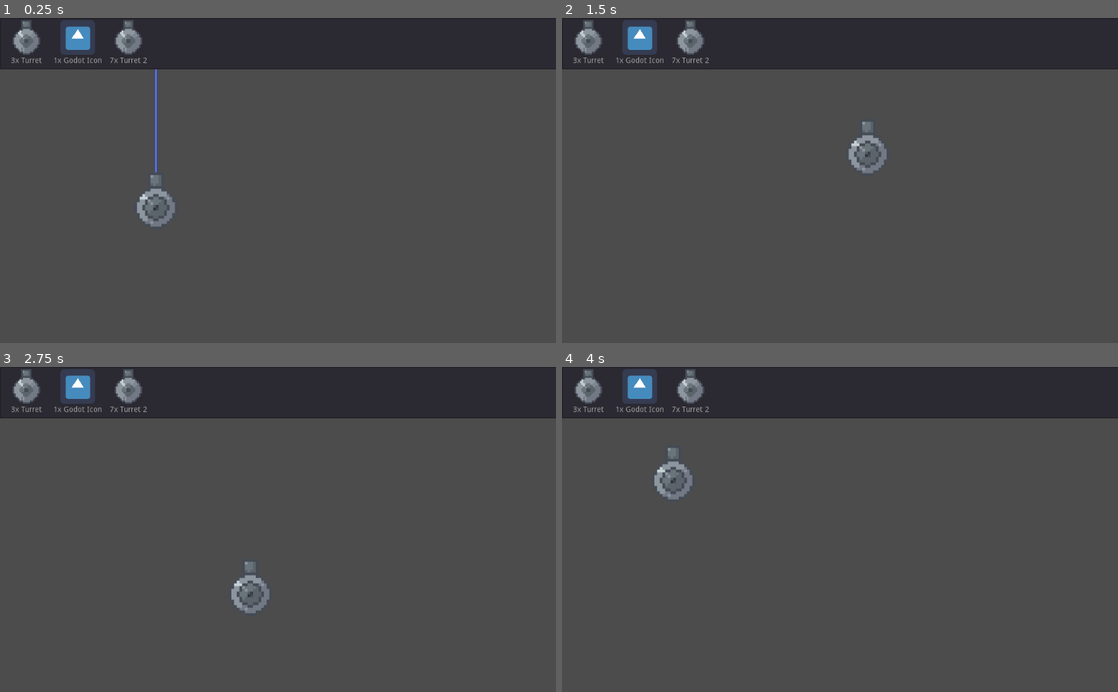
Above: before the commit, frames 1-4 (two rows, left to right).
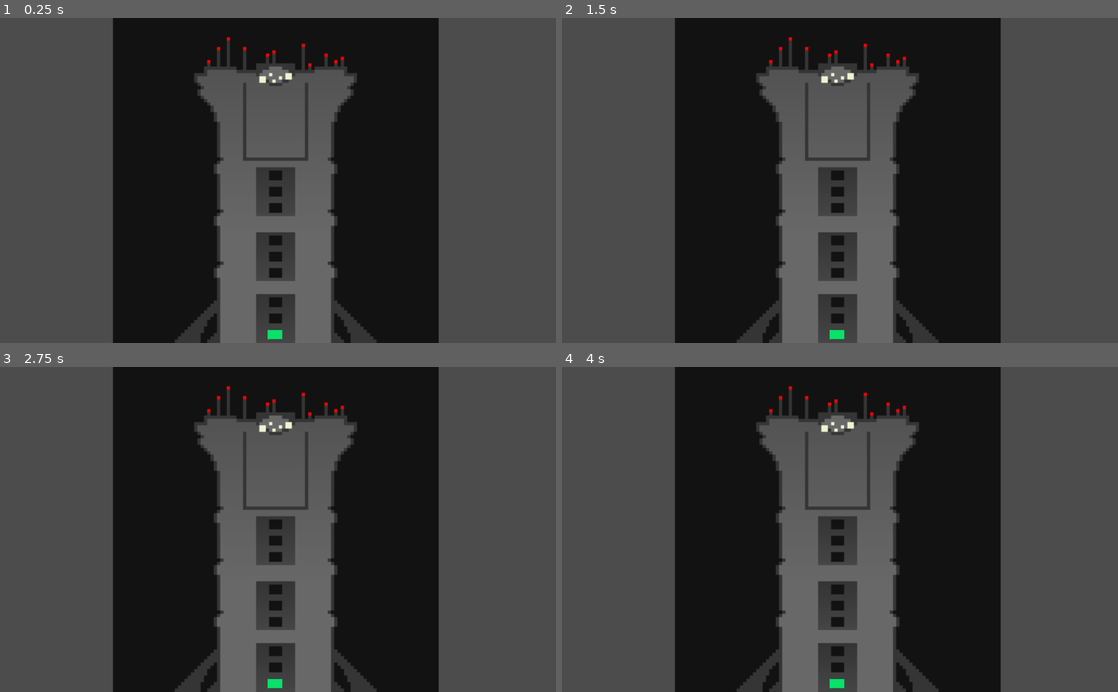
Above: after the commit, the same moments.

Repository: Myles512/AGJ2021
Game: Godot game, scene res://Scenes/LevelSelect.tscn
Same seed, same stepped clock (60 frames per second), same inputs: the game is played once before the commit and once after it. Before the commit the project starts from res://Scenes/Main.tscn. The engine's default icon, where the game draws it, is replaced by a stand-in: a white triangle on a blue panel in a dark square.
Inputs (mouse positions are in pixels of both pictures, inside the frame that each line leads up to):
- Up to frame 1 (0.25 s): no input
- Up to frame 2 (1.5 s): tap Enter at 0.5 s; drag from (717, 206) to (895, 109) at 0.52 s; tap Space at 1.25 s; drag from (895, 109) to (812, 245) at 1.27 s
- Up to frame 3 (2.75 s): tap Enter at 2 s; move the mouse to (333, 458) at 2.02 s; press the mouse at (333, 458) at 2.03 s
- Up to frame 4 (4 s): release the mouse at (895, 458) at 2.75 s; tap Space at 2.75 s; drag from (812, 594) to (673, 480) at 2.77 s; tap Enter at 3.5 s; move the mouse to (1006, 578) at 3.52 s; press the mouse at (1006, 578) at 3.53 s

The runs differ from the first frame. In frame 1, 52% of the frame differs, in the area x 0-100%, y 0-100%; in frame 2, 52%; in frame 3, 52%; in frame 4, 52%.

Commit message:
WIP level 2, level select integration

Diff:
--- /dev/null
+++ b/Scenes/GameManager.tscn
@@ -0,0 +1,6 @@
+[gd_scene load_steps=2 format=2]
+
+[ext_resource path="res://Scripts/GameManager.gd" type="Script" id=1]
+
+[node name="GameManager" type="Node2D"]
+script = ExtResource( 1 )
--- a/Scenes/Puzzles/Puzzle1.tscn
+++ b/Scenes/Puzzles/Puzzle1.tscn
@@ -1,12 +1,14 @@
-[gd_scene load_steps=6 format=2]
+[gd_scene load_steps=7 format=2]
 
 [ext_resource path="res://Scenes/LightGoal.tscn" type="PackedScene" id=1]
 [ext_resource path="res://Scenes/ElecBomb.tscn" type="PackedScene" id=2]
 [ext_resource path="res://Scenes/PowerField.tscn" type="PackedScene" id=3]
 [ext_resource path="res://Scenes/Turret.tscn" type="PackedScene" id=4]
 [ext_resource path="res://Scenes/MainTileset.tres" type="TileSet" id=5]
+[ext_resource path="res://Scripts/PuzzleManager.gd" type="Script" id=6]
 
 [node name="Main" type="Node2D"]
+script = ExtResource( 6 )
 
 [node name="TileMap" type="TileMap" parent="."]
 tile_set = ExtResource( 5 )
@@ -31,3 +33,5 @@
 
 [node name="ElecBomb" parent="." instance=ExtResource( 2 )]
 position = Vector2( 955.947, 531.524 )
+
+[connection signal="poweredOn" from="LightGoal" to="." method="_on_LightGoal_poweredOn"]
--- a/Scenes/Puzzles/Puzzle2.tscn
+++ b/Scenes/Puzzles/Puzzle2.tscn
@@ -1,12 +1,14 @@
-[gd_scene load_steps=6 format=2]
+[gd_scene load_steps=7 format=2]
 
 [ext_resource path="res://Scenes/LightGoal.tscn" type="PackedScene" id=1]
 [ext_resource path="res://Scenes/Turret.tscn" type="PackedScene" id=2]
 [ext_resource path="res://Scenes/MainTileset.tres" type="TileSet" id=3]
 [ext_resource path="res://Scenes/PowerField.tscn" type="PackedScene" id=4]
-[ext_resource path="res://Scenes/ElecBomb.tscn" type="PackedScene" id=5]
+[ext_resource path="res://Scenes/ReflectiveSurface.tscn" type="PackedScene" id=5]
+[ext_resource path="res://Scripts/PuzzleManager.gd" type="Script" id=6]
 
 [node name="Main" type="Node2D"]
+script = ExtResource( 6 )
 
 [node name="TileMap" type="TileMap" parent="."]
 tile_set = ExtResource( 3 )
@@ -15,7 +17,8 @@
 tile_data = PoolIntArray( -131077, -1610612734, 0, -131076, -1610612734, 0, -131075, -1610612734, 0, -131074, -16106127 …(6558 unchanged characters)…
 
 [node name="Turret" parent="." instance=ExtResource( 2 )]
-position = Vector2( 426.312, 563.186 )
+position = Vector2( 60.0235, 44.7049 )
+rotation = 1.57079
 debug_drawraycast = false
 
 [node name="LightGoal" parent="." instance=ExtResource( 1 )]
@@ -27,7 +30,14 @@
 zoom = Vector2( 2, 2 )
 
 [node name="PowerField" parent="." instance=ExtResource( 4 )]
-position = Vector2( 78, 569 )
+position = Vector2( 128.912, 554.858 )
 
-[node name="ElecBomb" parent="." instance=ExtResource( 5 )]
-position = Vector2( 955.947, 531.524 )
+[node name="ReflectiveSurface" parent="." instance=ExtResource( 5 )]
+position = Vector2( 592.555, 613.625 )
+scale = Vector2( 3, 3 )
+
+[node name="ReflectiveSurface2" parent="." instance=ExtResource( 5 )]
+position = Vector2( 592.555, 82.8341 )
+scale = Vector2( 3, 3 )
+
+[connection signal="poweredOn" from="LightGoal" to="." method="_on_LightGoal_poweredOn"]
--- a/Scenes/SelectableLevel.tscn
+++ b/Scenes/SelectableLevel.tscn
@@ -1,6 +1,7 @@
-[gd_scene load_steps=3 format=2]
+[gd_scene load_steps=4 format=2]
 
 [ext_resource path="res://Scripts/SelectableLevel.gd" type="Script" id=1]
+[ext_resource path="res://GFX/GreenBlock.png" type="Texture" id=2]
 
 [sub_resource type="RectangleShape2D" id=1]
 extents = Vector2( 12.7246, 8.8382 )
@@ -14,6 +15,10 @@
 shape = SubResource( 1 )
 
 [node name="Sprite" type="Sprite" parent="."]
+visible = false
+position = Vector2( -0.8909, -1.52588e-05 )
+scale = Vector2( 0.450612, 0.05022 )
+texture = ExtResource( 2 )
 
 [connection signal="mouse_entered" from="Area2D" to="." method="_on_Area2D_mouse_entered"]
 [connection signal="mouse_exited" from="Area2D" to="." method="_on_Area2D_mouse_exited"]
--- /dev/null
+++ b/Scripts/GameManager.gd
@@ -0,0 +1,20 @@
+extends Node2D
+
+var curLevel
+var levelsComplete = []
+
+
+# Called when the node enters the scene tree for the first time.
+func _ready():
+	pass # Replace with function body.
+
+
+# Called every frame. 'delta' is the elapsed time since the previous frame.
+#func _process(delta):
+#	pass
+
+
+
+func markLevelAsCompleted():
+	if not levelsComplete.has(curLevel):
+		levelsComplete.append(curLevel)
--- a/Scripts/LevelSelect.gd
+++ b/Scripts/LevelSelect.gd
@@ -1,14 +1,16 @@
 extends Node2D
-
-
-var levelSelected = null
 
 
 # Called when the node enters the scene tree for the first time.
 func _ready():
+	var i = 1
 	for child in $"Tower Level Select".get_children():
 		child.connect("levelSelected", self, "updateSelectedLevel")
 		child.connect("startLevel", self, "startLevel")
+		if i-1 in GameManager.levelsComplete:	# if prev level complete, unlock this level
+			child.unlocked = true
+			child.updatedLocked(child.unlocked)
+		i += 1
 
 
 # Called every frame. 'delta' is the elapsed time since the previous frame.
@@ -16,9 +18,8 @@
 #	pass
 
 func updateSelectedLevel(id):
-	levelSelected = id
-	print("level is now: " + str(levelSelected))
+	GameManager.curLevel = id
 
 
 func startLevel():
-	get_tree().change_scene("res://Scenes/Puzzles/Puzzle" + str(levelSelected) + ".tscn")
+	get_tree().change_scene("res://Scenes/Puzzles/Puzzle" + str(GameManager.curLevel) + ".tscn")
--- a/Scripts/LightGoal.gd
+++ b/Scripts/LightGoal.gd
@@ -2,7 +2,8 @@
 
 
 var on = false
-
+var timeOn = 0
+signal poweredOn
 
 # Called when the node enters the scene tree for the first time.
 func _ready():
@@ -10,8 +11,11 @@
 
 
 # Called every frame. 'delta' is the elapsed time since the previous frame.
-#func _process(delta):
-#	pass
+func _process(delta):
+	if on:
+		timeOn += delta
+	if timeOn > 1:
+		emit_signal("poweredOn")
 
 func setOn(_on):
 	on = _on
--- /dev/null
+++ b/Scripts/PuzzleManager.gd
@@ -0,0 +1,16 @@
+extends Node2D
+
+
+# Called when the node enters the scene tree for the first time.
+func _ready():
+	pass # Replace with function body.
+
+
+# Called every frame. 'delta' is the elapsed time since the previous frame.
+#func _process(delta):
+#	pass
+
+
+func _on_LightGoal_poweredOn():
+	GameManager.markLevelAsCompleted()
+	get_tree().change_scene("res://Scenes/LevelSelect.tscn")
--- a/Scripts/SelectableLevel.gd
+++ b/Scripts/SelectableLevel.gd
@@ -9,7 +9,7 @@
 
 # Called when the node enters the scene tree for the first time.
 func _ready():
-	pass # Replace with function body.
+	$Sprite.visible = unlocked
 
 
 # Called every frame. 'delta' is the elapsed time since the previous frame.
@@ -21,6 +21,9 @@
 		if mouseInBox:
 			emit_signal("startLevel")
 
+func updatedLocked(locked):
+	$Sprite.visible = !locked
+
 
 func _on_Area2D_mouse_entered():
 	mouseInBox = true
--- a/project.godot
+++ b/project.godot
@@ -11,12 +11,13 @@
 [application]
 
 config/name="AGJ2021"
-run/main_scene="res://Scenes/Main.tscn"
+run/main_scene="res://Scenes/LevelSelect.tscn"
 config/icon="res://icon.png"
 
 [autoload]
 
 Bgm="*res://Scenes/BGM.tscn"
+GameManager="*res://Scenes/GameManager.tscn"
 
 [input]
 
Not shown, added: GFX/GreenBlock.png.import
